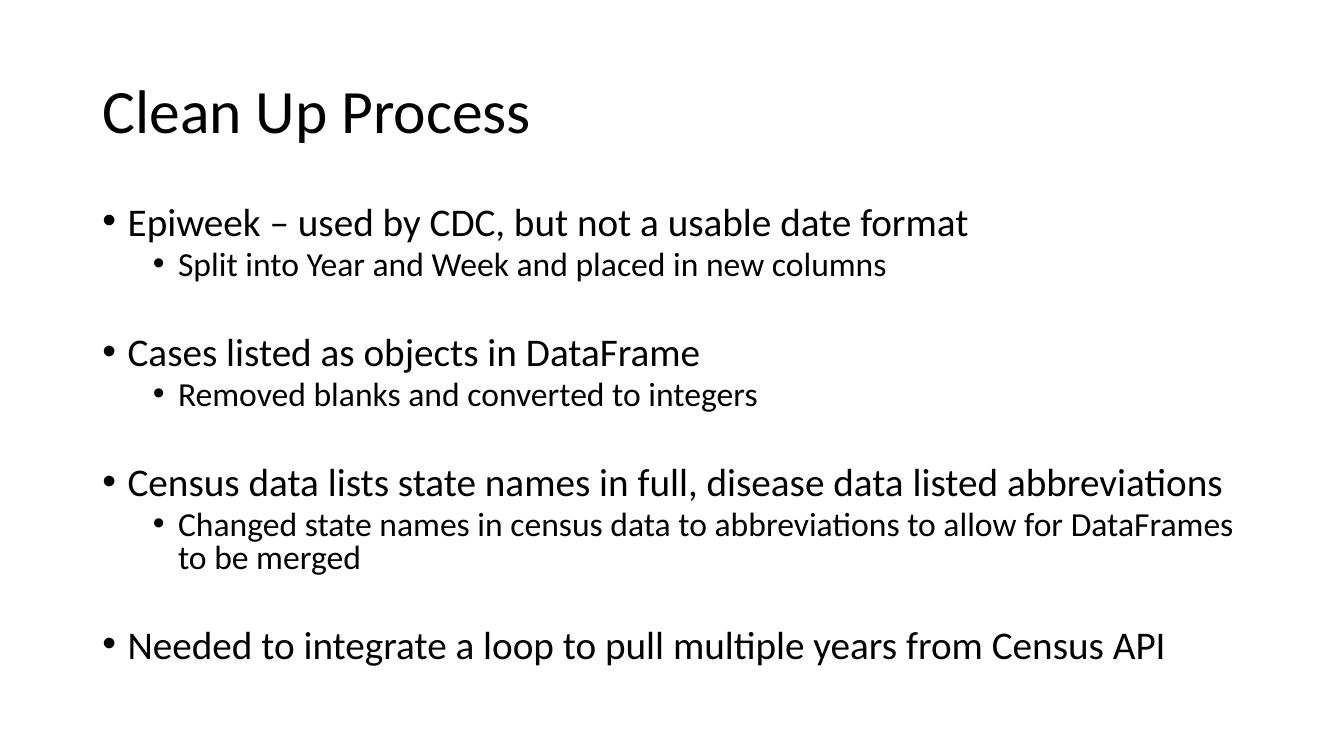
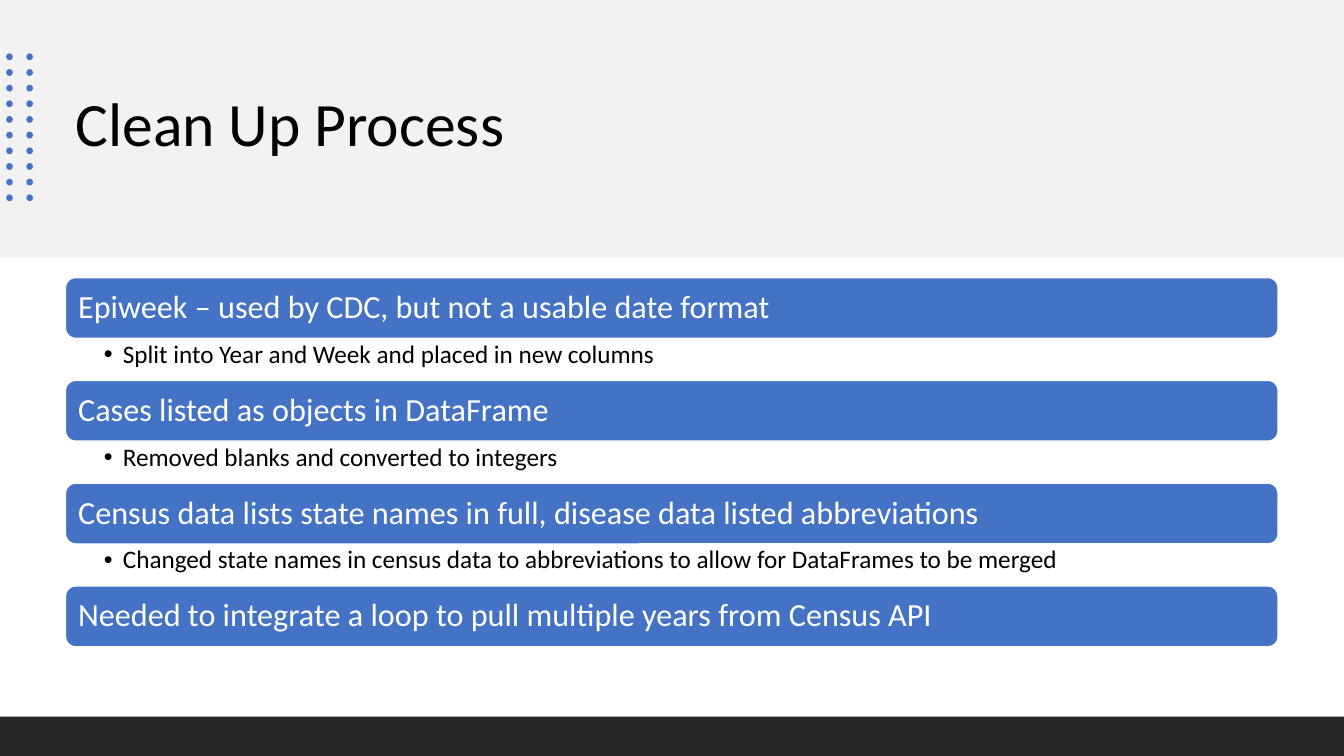
Before and after one commit to SamClements94/Project-1, a slide deck: slide 4 of Effects of Income Level on Disease Rates.pptx. Drawn at 1344x756 pixels with LibreOffice and Linux fonts; fonts in the diff are those of the drawing. Boxes give left, top, right and bottom in pixels: in the first picture for what was removed or moved away, otherwise in the second. Text is boxed around its words. In the diff, an @@ line names an element or a change of style, - is before the commit and + after.

Commit message:
Updated PPT

```diff
--- a/Effects of Income Level on Disease Rates.pptx
+++ b/Effects of Income Level on Disease Rates.pptx
@@ rectangle added at (x1=0, y1=0, x2=1344, y2=258), fill #F2F2F2 @@
@@ title "Clean Up Process" moved from (x1=102, y1=90, x2=532, y2=143) to (x1=76, y1=103, x2=505, y2=156) @@
@@ group added at (x1=7, y1=53, x2=33, y2=201): 20 ellipses @@
@@ text removed at (x1=128, y1=208, x2=1234, y2=666) @@
-• Epiweek – used by CDC, but not a usable date format
-  • Split into Year and Week and placed in new columns
-• Cases listed as objects in DataFrame
-  • Removed blanks and converted to integers
-• Census data lists state names in full, disease data listed abbreviations
-  • Changed state names in census data to abbreviations to allow for DataFrames to be merged
-• Needed to integrate a loop to pull multiple years from Census API
@@ group added at (x1=66, y1=277, x2=1278, y2=646): 7 texts, 4 rounded rectangles @@
+Epiweek – used by CDC, but not a usable date format
+  • Split into Year and Week and placed in new columns
+Cases listed as objects in DataFrame
+  • Removed blanks and converted to integers
+Census data lists state names in full, disease data listed abbreviations
+  • Changed state names in census data to abbreviations to allow for DataFrames to be merged
+Needed to integrate a loop to pull multiple years from Census API
@@ rectangle added at (x1=0, y1=717, x2=1344, y2=756), fill #262626 @@
```
Also in this commit, not shown: 6 other slides changed, 6 slides added, 2 slides removed, 1 other file.
